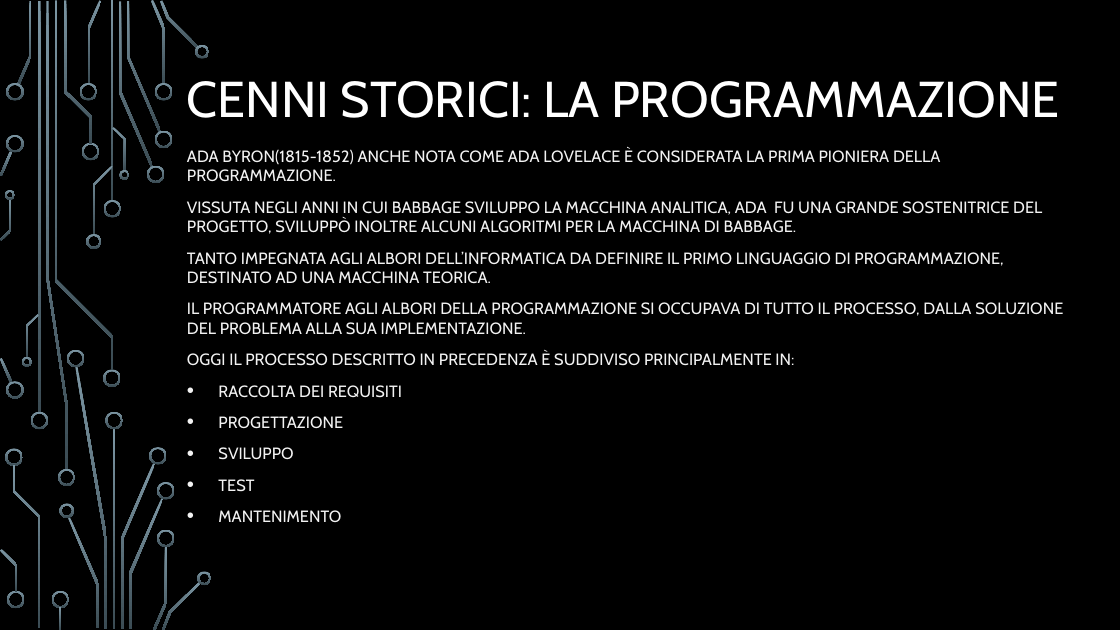
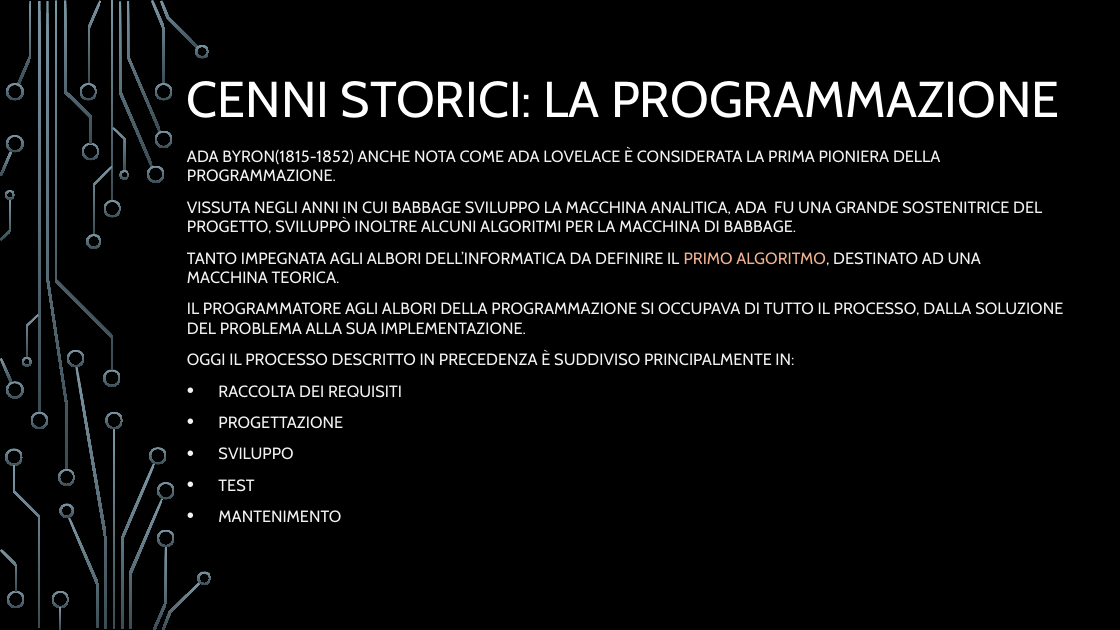
Before and after one commit to Eros-Capo/Corso-Java, a slide deck: slide 7 of Corso Java.pptx. Drawn at 1120x630 pixels with LibreOffice and Linux fonts; fonts in the diff are those of the drawing; background and template pictures are left out. Boxes give left, top, right and bottom in pixels: in the first picture for what was removed or moved away, otherwise in the second. Text is boxed around its words. In the diff, an @@ line names an element or a change of style, - is before the commit and + after.

```diff
--- a/Corso Java.pptx
+++ b/Corso Java.pptx
@@ subtitle at (x1=187, y1=251, x2=981, y2=284): text changed @@
-TANTO IMPEGNATA AGLI ALBORI DELL’INFORMATICA DA DEFINIRE IL PRIMO LINGUAGGIO DI PROGRAMMAZIONE, DESTINATO AD UNA MACCHINA TEORICA.
+TANTO IMPEGNATA AGLI ALBORI DELL’INFORMATICA DA DEFINIRE IL PRIMO ALGORITMO, DESTINATO AD UNA MACCHINA TEORICA.
```
Also in this commit, not shown: 28 other slides changed, 1 other file.
